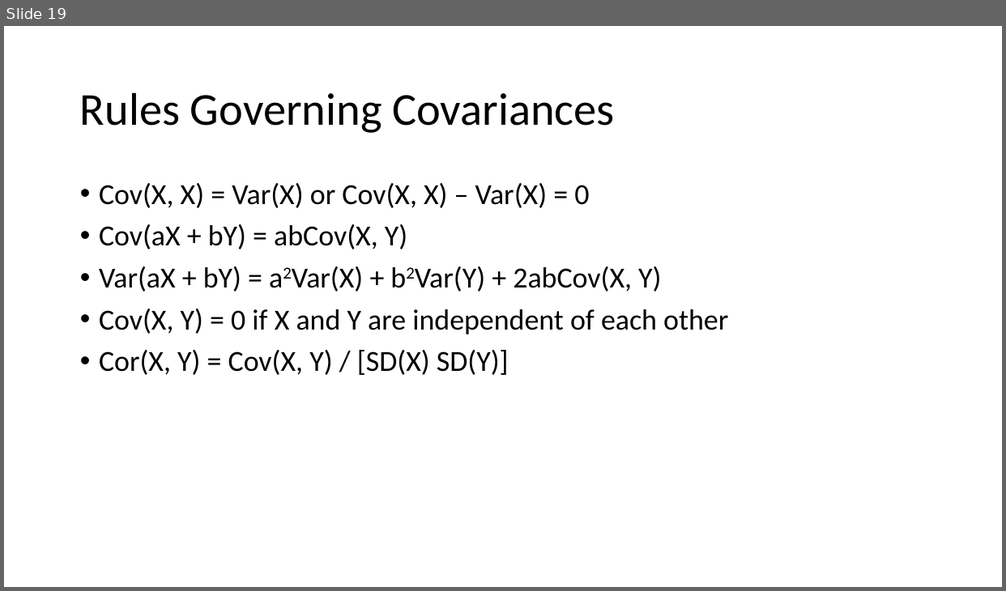
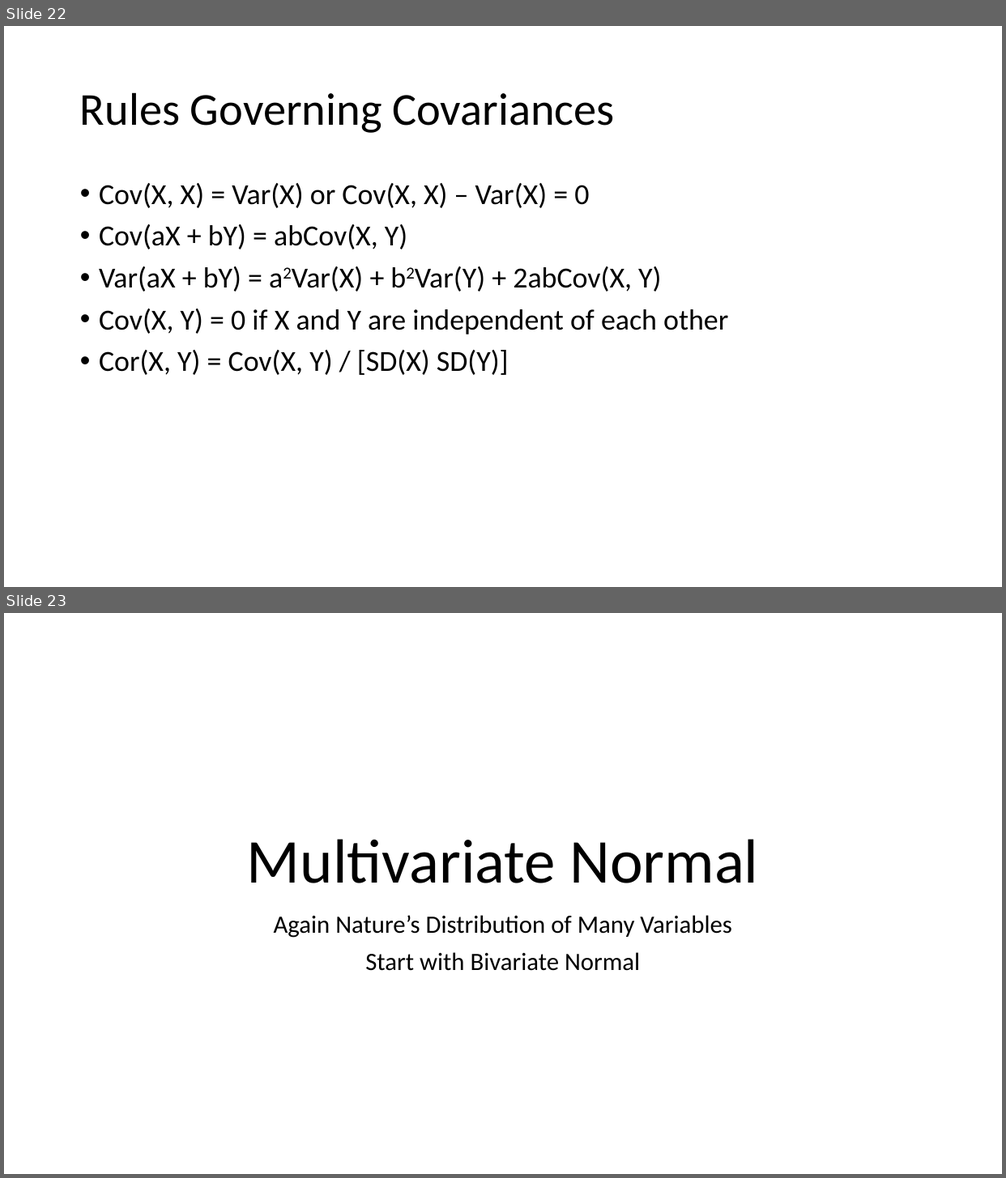
Before and after one commit to thsavage/Code-Shards, a slide deck: Session 1.pptx. Shown one above the other, each under a label of ours: slide 19 before the commit, slides 22 and 23 after it. The pictures are 1006x591 and 1006x1178 pixels, drawn with LibreOffice and Linux fonts; fonts in the diff are those of the drawing. Boxes give left, top, right and bottom in pixels: in the first picture for what was removed or moved away, otherwise in the second. Text is boxed around its words. In the diff, an @@ line names an element or a change of style, - is before the commit and + after.

```diff
--- a/Session 1.pptx
+++ b/Session 1.pptx
@@ slide 23 added at (4,613,1002,1174), background #FFFFFF @@
@@ title added at (247,839,759,884), 60 pt, text #000000 @@
+Multivariate Normal
@@ subtitle added at (274,915,732,971), 24 pt, text #000000 @@
+Again Nature’s Distribution of Many Variables
+Start with Bivariate Normal
@@ what was slide 19 is now slide 22 @@
```
Also in this commit, not shown: 11 slides changed, 6 other slides added, 1 other file.
